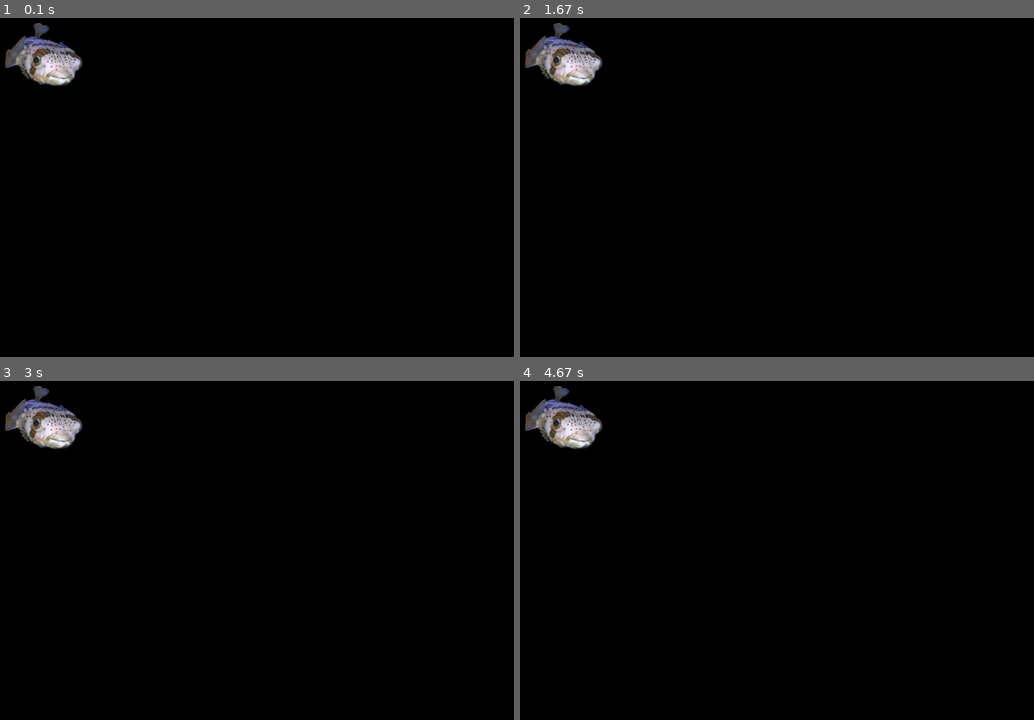
Above: before the commit, frames 1-4 (two rows, left to right).
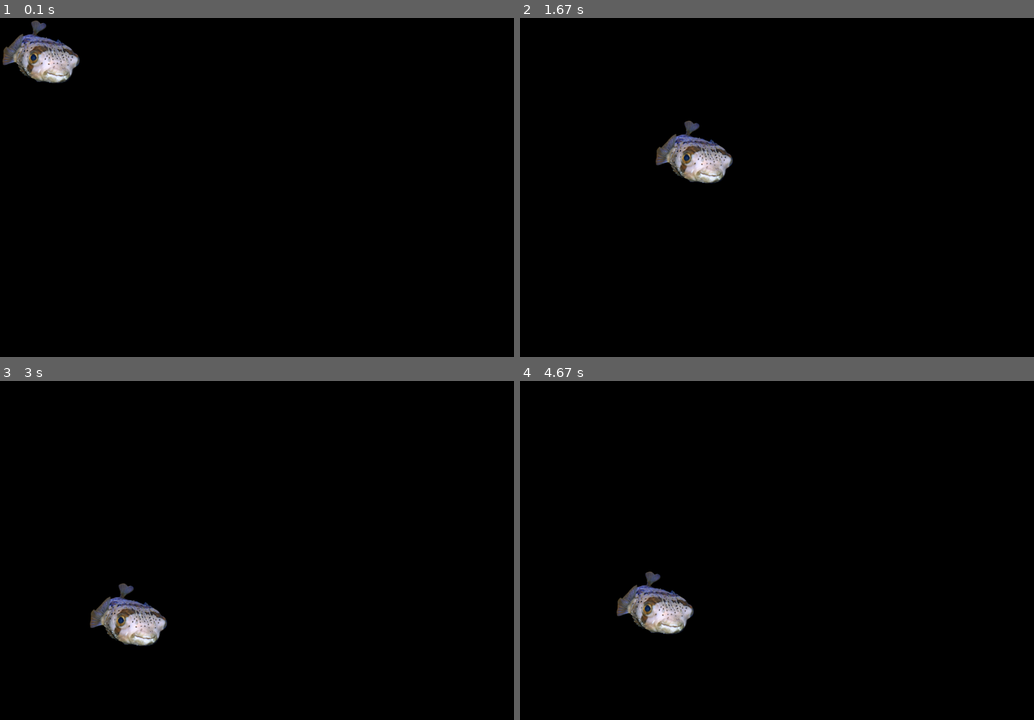
Above: after the commit, the same moments.

Repository: latuszek-piotr/gimnazjum-pygame
Game: pygame game, started from luk.py
Two runs of this game, one before a commit and one after it. Both use one fixed random seed, a clock stepped at 60 frames per second and the inputs below. The source is Python 2; it was converted automatically to run under Python 3.
Inputs (mouse positions are in pixels of both pictures, inside the frame that each line leads up to):
- Up to frame 1 (0.1 s): no input
- Up to frame 2 (1.67 s): click (777, 187) at 0.38 s; click (828, 262) at 0.72 s; click (967, 306) at 1.05 s; click (653, 119) at 1.38 s
- Up to frame 3 (3 s): click (257, 591) at 1.72 s; click (185, 479) at 2.05 s; click (436, 638) at 2.38 s; click (87, 584) at 2.72 s
- Up to frame 4 (4.67 s): click (627, 482) at 3.05 s; click (653, 611) at 3.38 s; click (962, 628) at 3.72 s; click (622, 675) at 4.05 s; click (617, 570) at 4.38 s

The runs differ from the first frame. In frame 1, 1.3% of the frame differs, in the area x 0-16%, y 0-21%; in frame 2, 3.2%; in frame 3, 3.2%, in the area x 1-33%, y 1-79%; in frame 4, 3.2%.

Commit message:
ryba fugu porusza sie wraz z kursorem

Diff:
--- a/luk.py
+++ b/luk.py
@@ -25,11 +25,13 @@
             print "harakiri"
             sys.exit(0)
 
+black = (0,0,0)
+nazwa_pliku = 'grafika/fugu.png'
+grafika_ryby = pygame.image.load(nazwa_pliku).convert_alpha()
+
 while True:
     input(pygame.event.get())
-    nazwa_pliku = 'grafika/fugu.png'
-    grafika_ryby = pygame.image.load(nazwa_pliku)
-    x = 10
-    y = 10
+    screen.fill((black))
+    x, y = pygame.mouse.get_pos()
     screen.blit(grafika_ryby, (x, y))
     pygame.display.flip()
